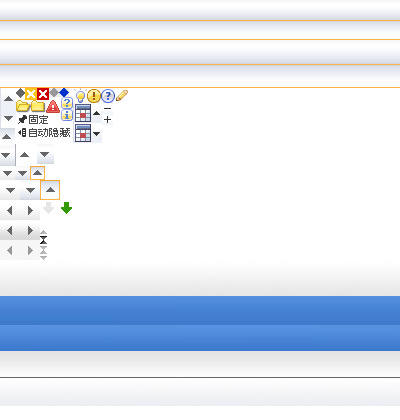
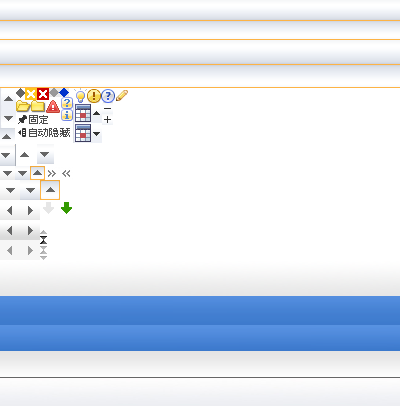
Revision of a layered 400×420 image; what changed, layer by layer:
added layer "图层 34 副本" above "图层 34" over [62, 170, 70, 177]
added layer "图层 34" above "图层 33" over [48, 170, 56, 177]
